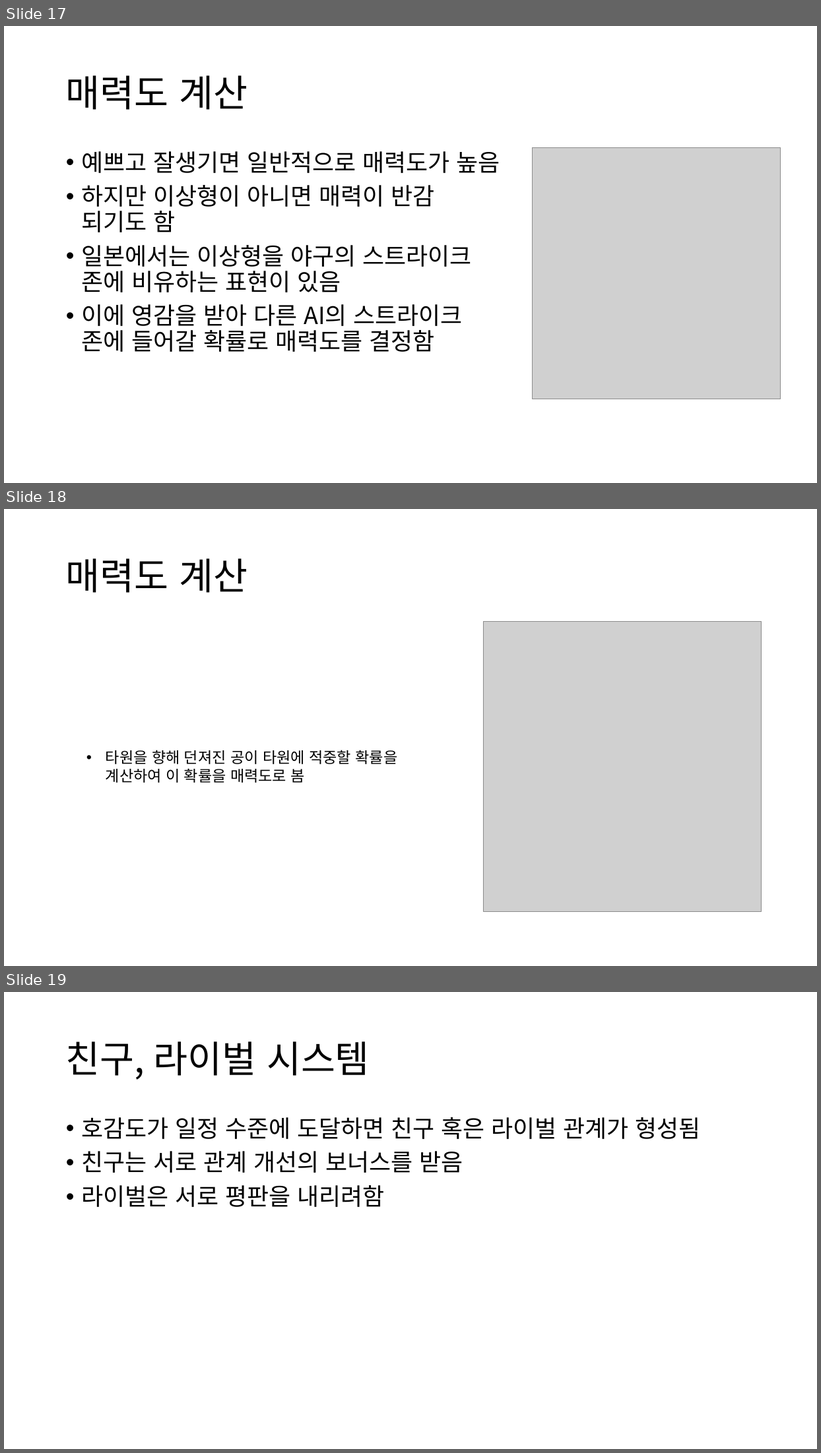
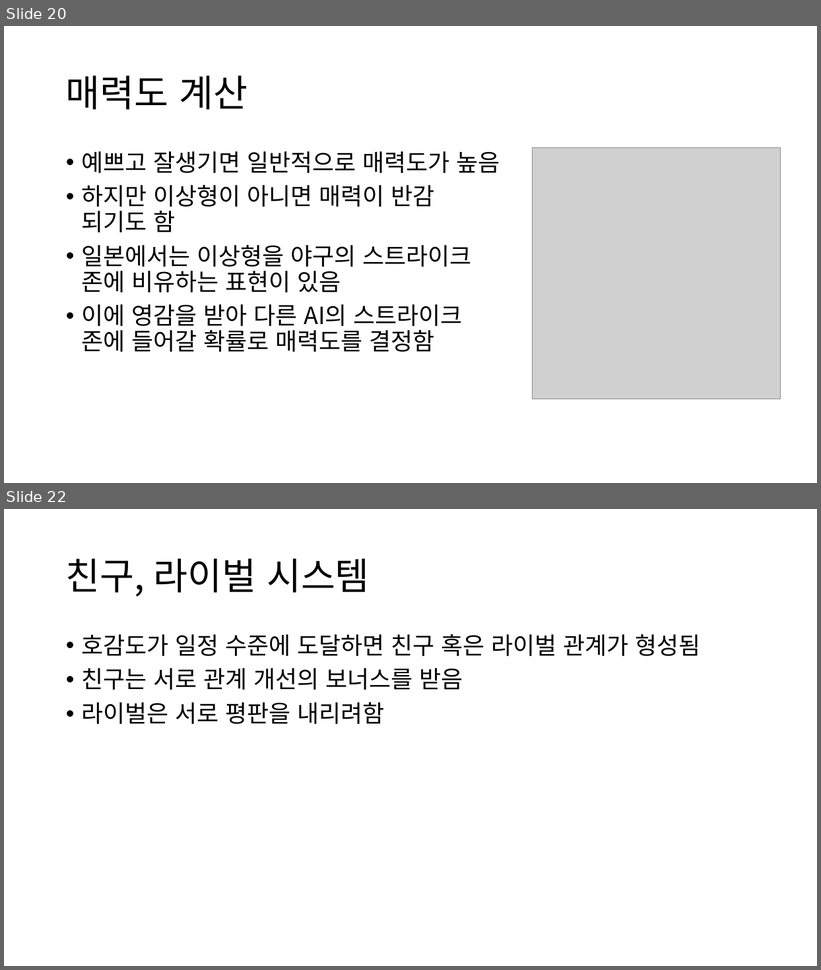
Before and after one commit to pilboy97/SchoolSim, a slide deck: Doc/Utility AI의 구현과 검증.pptx. Shown one above the other, each under a label of ours: slides 17, 18 and 19 before the commit, slides 20 and 22 after it; the slides between them are not shown. The pictures are 821x1453 and 821x970 pixels, drawn with LibreOffice and Linux fonts; fonts in the diff are those of the drawing; grey boxes stand for pictures. Boxes give left, top, right and bottom in pixels: in the first picture for what was removed or moved away, otherwise in the second. Text is boxed around its words. In the diff, an @@ line names an element or a change of style, - is before the commit and + after.

```diff
--- a/Doc/Utility AI의 구현과 검증.pptx
+++ b/Doc/Utility AI의 구현과 검증.pptx
@@ slide 18 removed at (x1=4, y1=509, x2=817, y2=966), background #FFFFFF @@
@@ title removed at (x1=66, y1=559, x2=248, y2=593) @@
-매력도 계산
@@ picture removed at (x1=483, y1=622, x2=762, y2=912) @@
@@ text removed at (x1=106, y1=750, x2=398, y2=783) @@
-• 타원을 향해 던져진 공이 타원에 적중할 확률을 계산하여 이 확률을 매력도로 봄
@@ what was slide 17 is now slide 20 @@
@@ what was slide 19 is now slide 22 @@
```
Also in this commit, not shown: 8 slides changed, 5 slides added, 26 other files.
